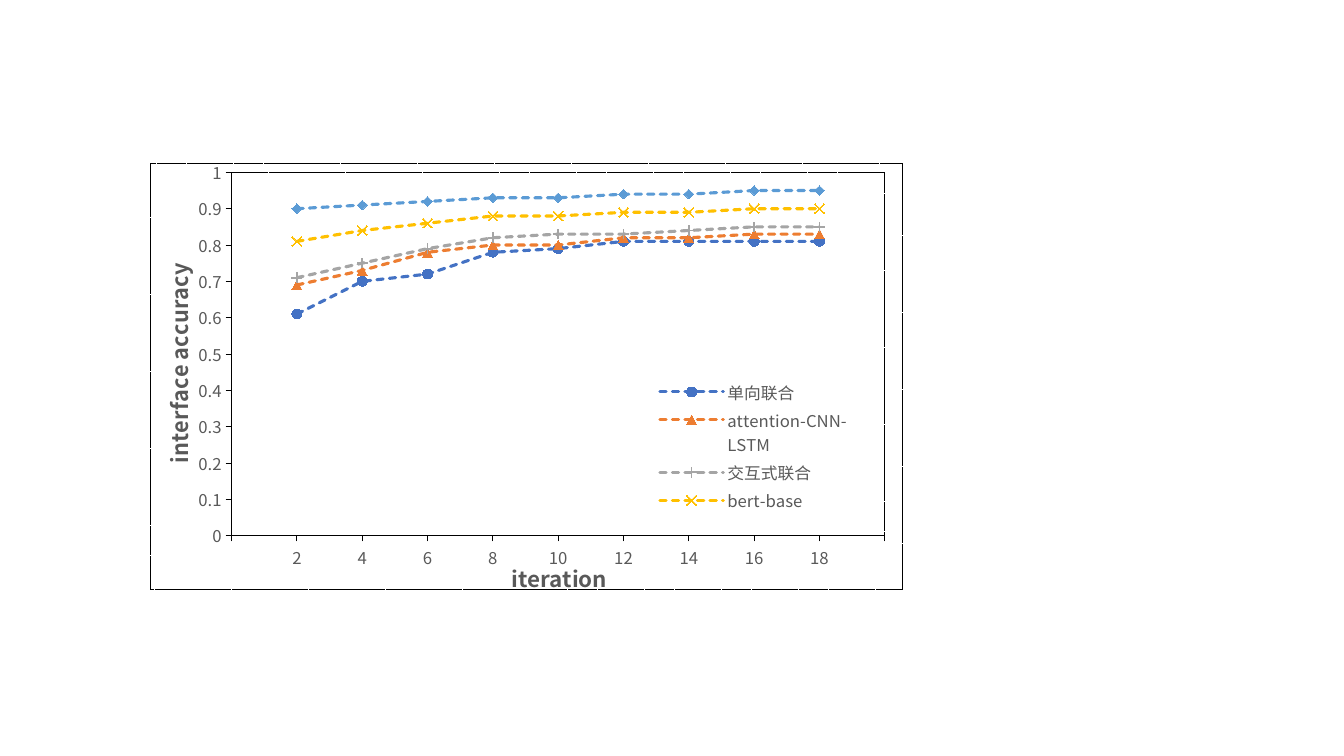
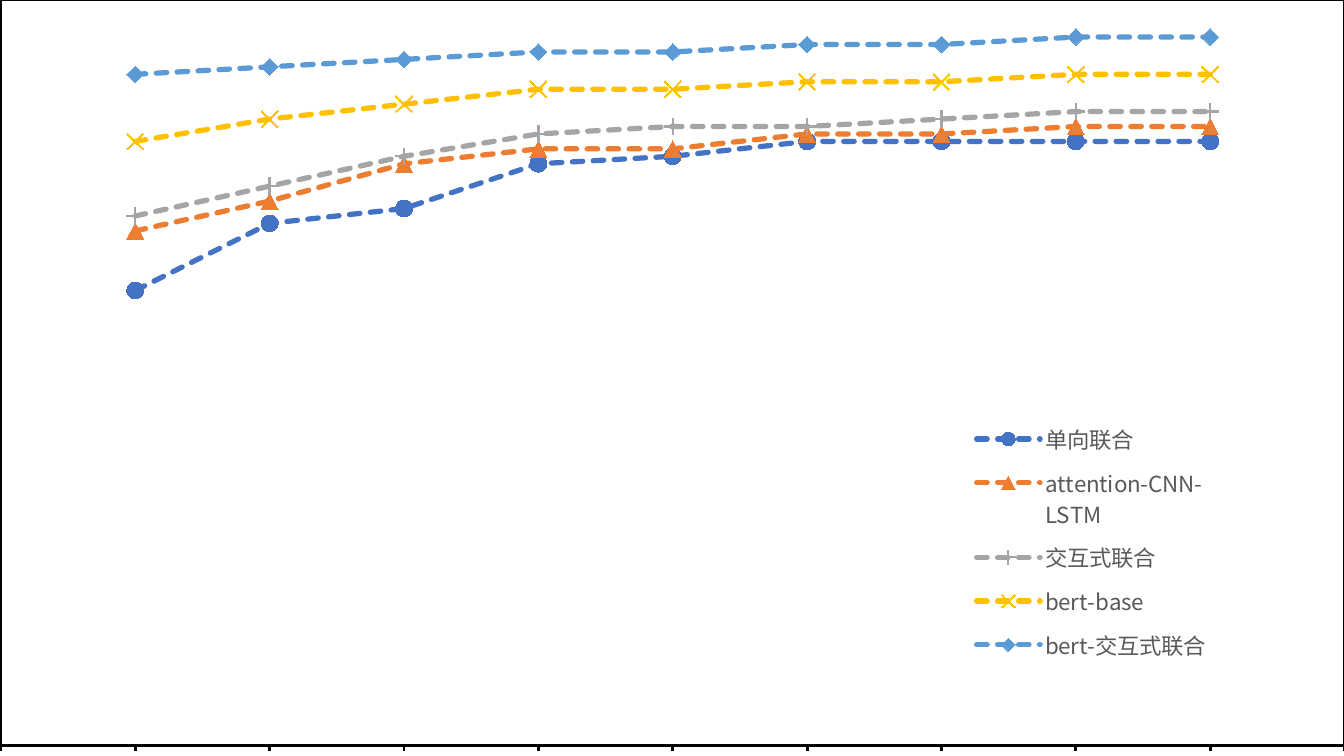
Before and after one commit to weixiao2333/zjuthesis-mphil, a slide deck: slide 17 of 论文图.pptx (slide 18 before the commit). Drawn at 1344x756 pixels with LibreOffice and Linux fonts; fonts in the diff are those of the drawing. Boxes give left, top, right and bottom in pixels: in the first picture for what was removed or moved away, otherwise in the second. Text is boxed around its words. In the diff, an @@ line names an element or a change of style, - is before the commit and + after.

```diff
--- a/论文图.pptx
+++ b/论文图.pptx
@@ line chart at (x1=0, y1=0, x2=1344, y2=756) @@
@@ legend changed @@
@@ category axis changed @@
@@ value axis changed @@
@@ border changed @@
@@ plot area changed @@
@@ line chart resized from (x1=150, y1=160, x2=902, y2=600) to (x1=0, y1=0, x2=1344, y2=756) @@
```
Also in this commit, not shown: 2 other slides changed, 1 slide added, 5 other files.
